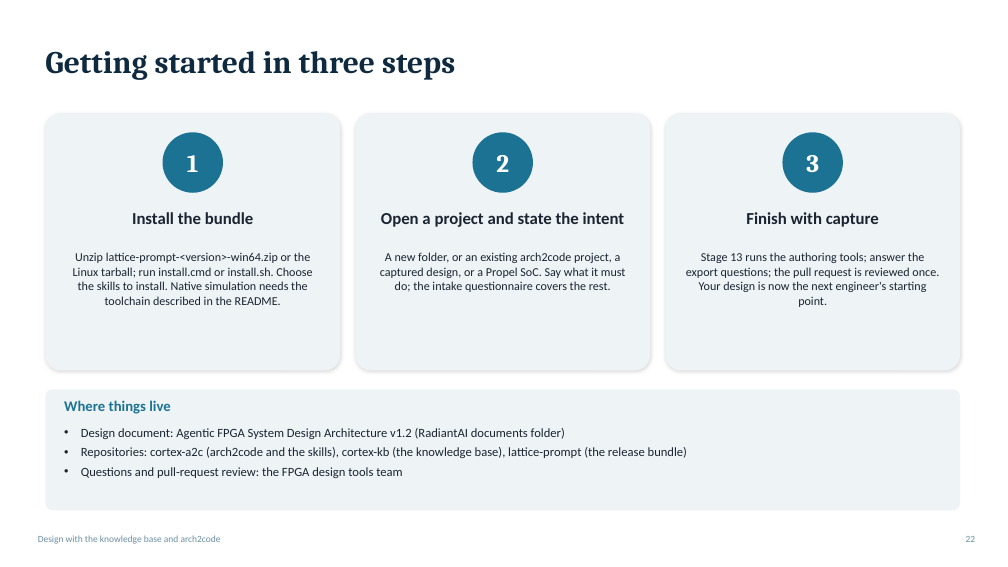
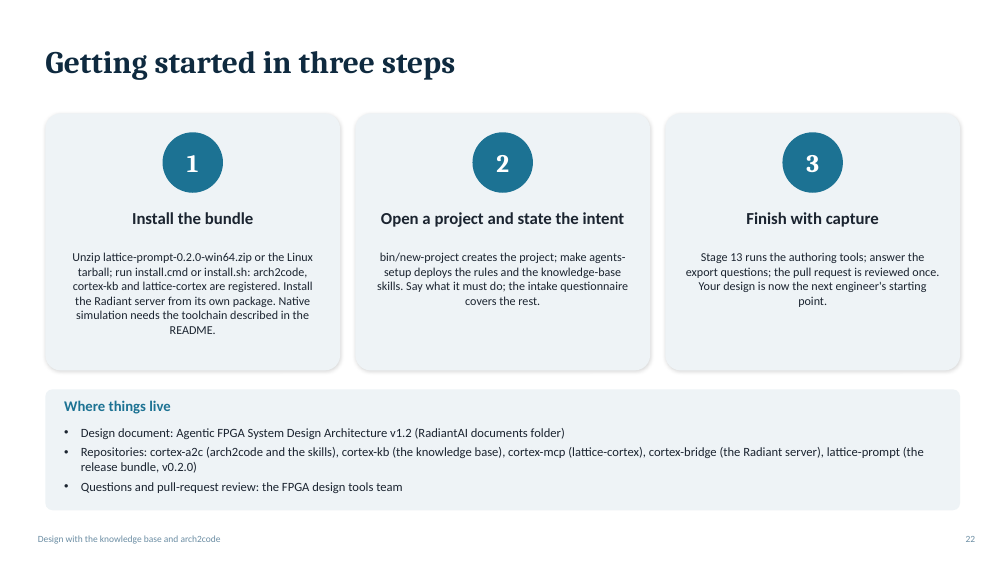
Before and after one commit to Lattice-Radiant/lattice-prompt, a slide deck: slide 22 of docs/integrated_flow_overview.pptx. Drawn at 1008x567 pixels with LibreOffice and Linux fonts; fonts in the diff are those of the drawing. Boxes give left, top, right and bottom in pixels: in the first picture for what was removed or moved away, otherwise in the second. Text is boxed around its words. In the diff, an @@ line names an element or a change of style, - is before the commit and + after.

```diff
--- a/docs/integrated_flow_overview.pptx
+++ b/docs/integrated_flow_overview.pptx
@@ text at [72,252,313,334]: text changed @@
-Unzip lattice-prompt-<version>-win64.zip or the Linux tarball; run install.cmd or install.sh. Choose the skills to install. Native simulation needs the toolchain described in the README.
+Unzip lattice-prompt-0.2.0-win64.zip or the Linux tarball; run install.cmd or install.sh: arch2code, cortex-kb and lattice-cortex are registered. Install the Radiant server from its own package. Native simulation needs the toolchain described in the README.
@@ text at [377,252,628,305]: text changed @@
-A new folder, or an existing arch2code project, a captured design, or a Propel SoC. Say what it must do; the intake questionnaire covers the rest.
+bin/new-project creates the project; make agents-setup deploys the rules and the knowledge-base skills. Say what it must do; the intake questionnaire covers the rest.
@@ text at [81,447,924,473]: text changed @@
-• Repositories: cortex-a2c (arch2code and the skills), cortex-kb (the knowledge base), lattice-prompt (the release bundle)
+• Repositories: cortex-a2c (arch2code and the skills), cortex-kb (the knowledge base), cortex-mcp (lattice-cortex), cortex-bridge (the Radiant server), lattice-prompt (the release bundle, v0.2.0)
```
Also in this commit, not shown: 4 other slides changed.
